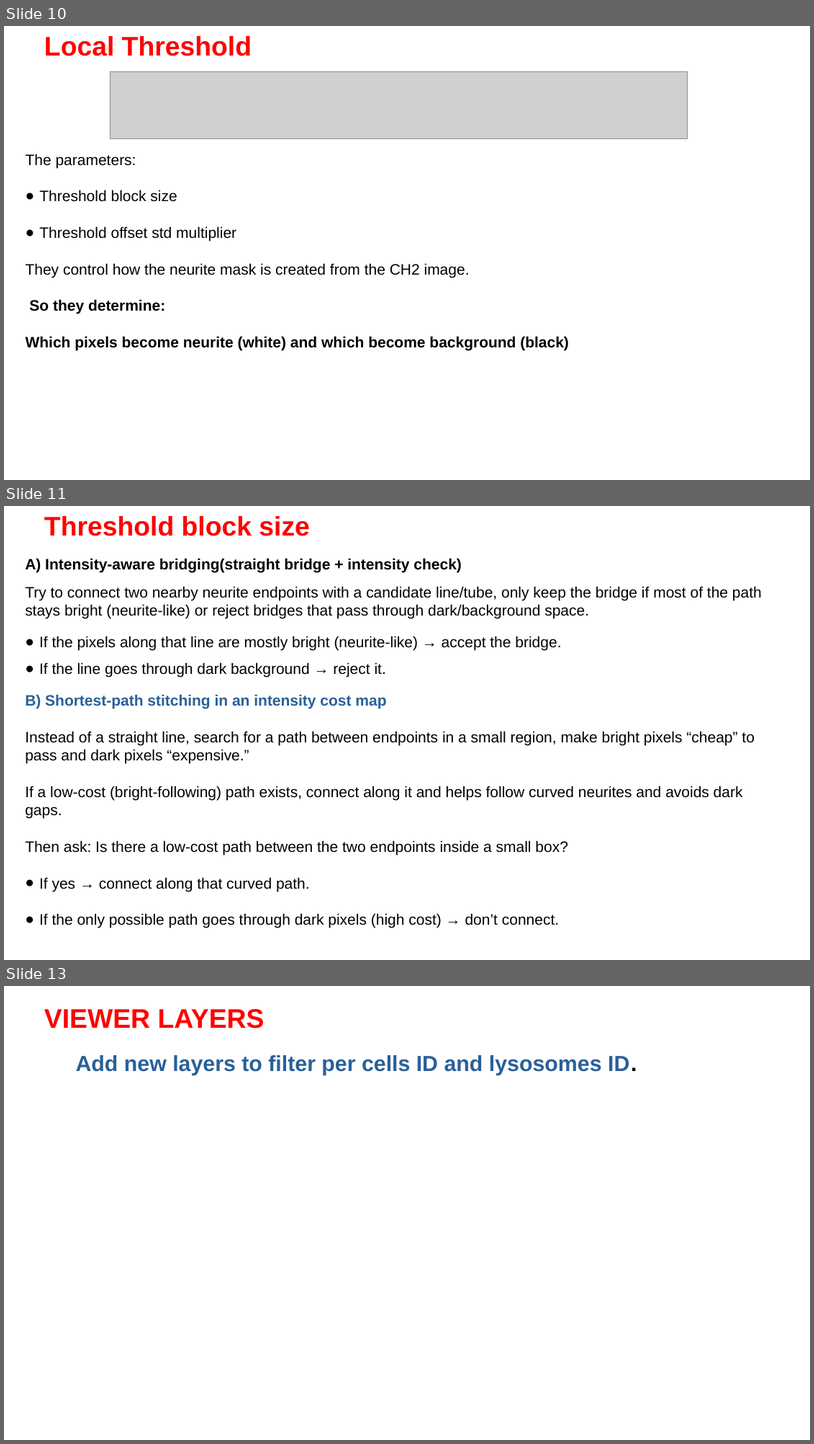
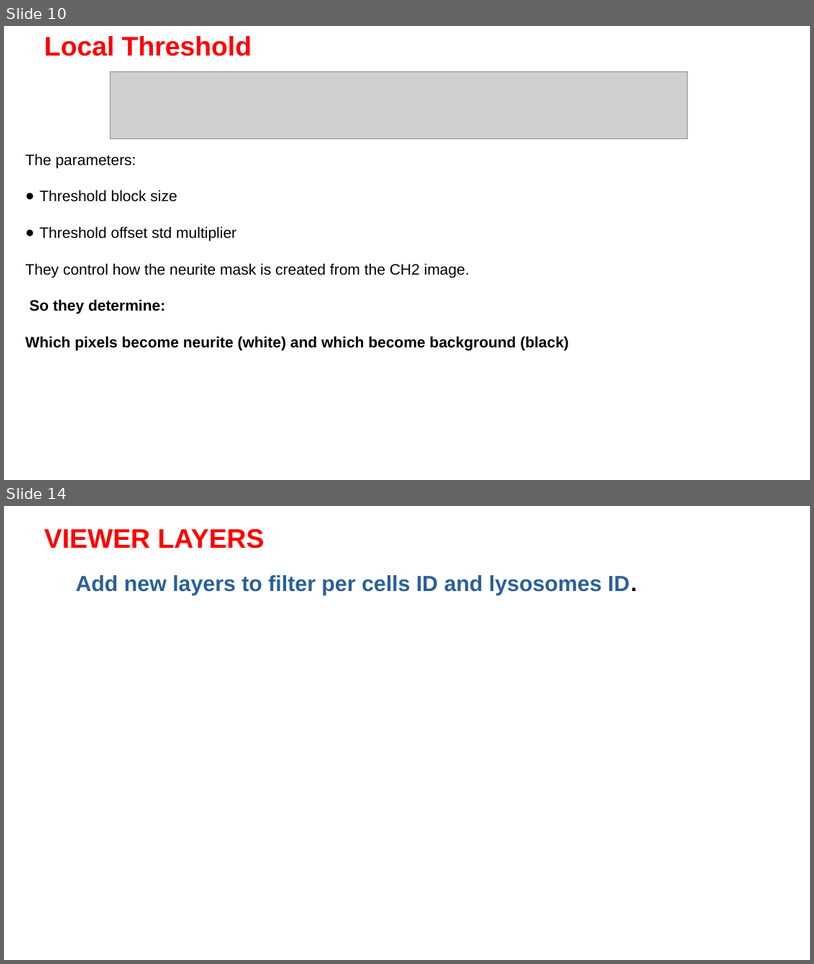
Before and after one commit to Nahuel88Ar/Lysosomes, a slide deck: UPDATE 19-2.pptx. Shown one above the other, each under a label of ours: slides 10, 11 and 13 before the commit, slides 10 and 14 after it; the slides between them are not shown. The pictures are 814x1444 and 814x964 pixels, drawn with LibreOffice and Linux fonts; fonts in the diff are those of the drawing; grey boxes stand for pictures; background and template pictures are left out. Boxes give left, top, right and bottom in pixels: in the first picture for what was removed or moved away, otherwise in the second. Text is boxed around its words. In the diff, an @@ line names an element or a change of style, - is before the commit and + after.

```diff
--- a/UPDATE 19-2.pptx
+++ b/UPDATE 19-2.pptx
@@ slide 11 removed at (x1=4, y1=506, x2=810, y2=960), background picture (left out) @@
@@ text removed at (x1=44, y1=516, x2=310, y2=536) @@
-Threshold block size
@@ text removed at (x1=25, y1=558, x2=762, y2=928) @@
-A) Intensity-aware bridging(straight bridge + intensity check)
-Try to connect two nearby neurite endpoints with a candidate line/tube, only keep the bridge if most of the path stays bright (neurite-like) or reject bridges that pass through dark/background space.
-● If the pixels along that line are mostly bright (neurite-like) → accept the bridge.
-● If the line goes through dark background → reject it.
-B) Shortest-path stitching in an intensity cost map
-Instead of a straight line, search for a path between endpoints in a small region, make bright pixels “cheap” to pass and dark pixels “expensive.”
-If a low-cost (bright-following) path exists, connect along it and helps follow curved neurites and avoids dark gaps.
-Then ask: Is there a low-cost path between the two endpoints inside a small box?
-● If yes → connect along that curved path.
-● If the only possible path goes through dark pixels (high cost) → don’t connect.
@@ what was slide 13 is now slide 14 @@
```
Also in this commit, not shown: 2 slides changed, 2 slides added, 1 other file.
